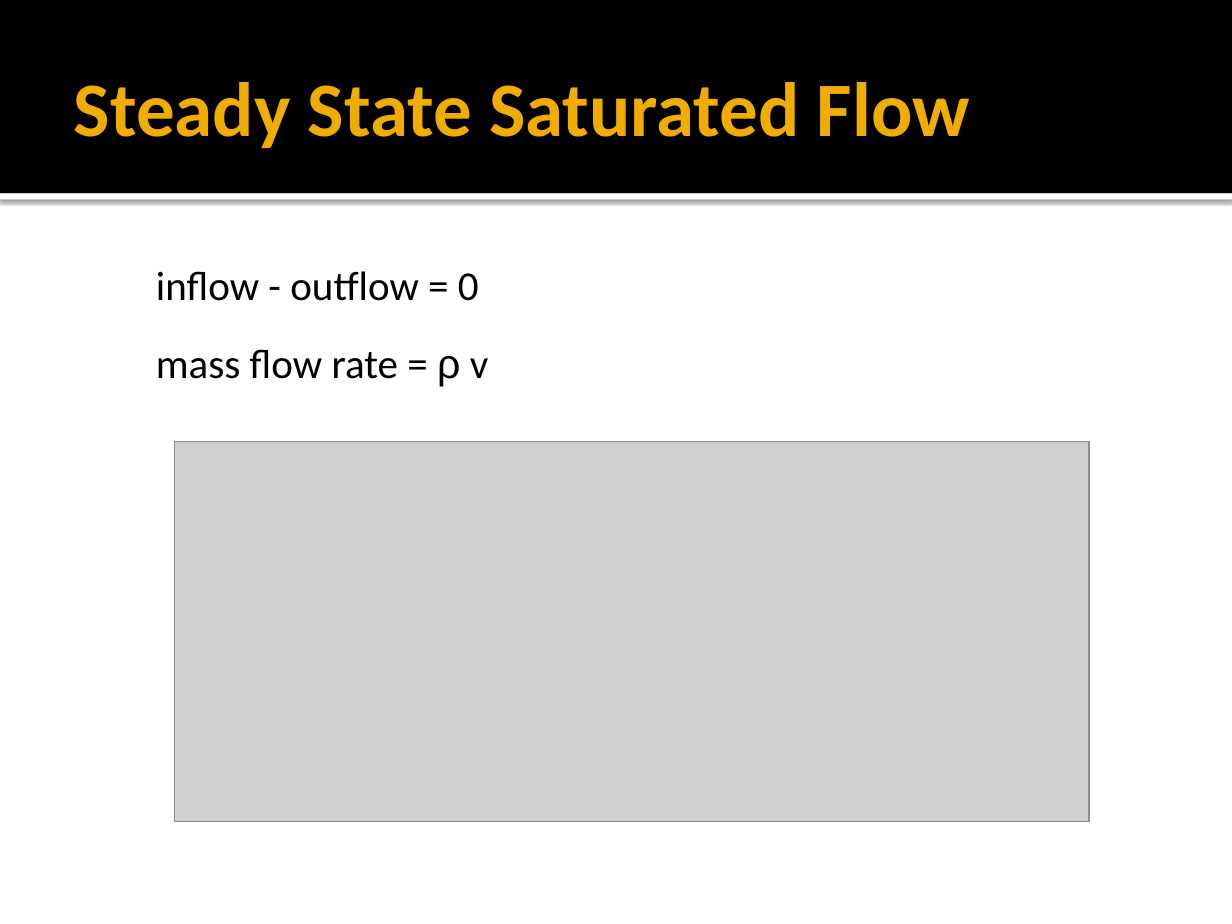
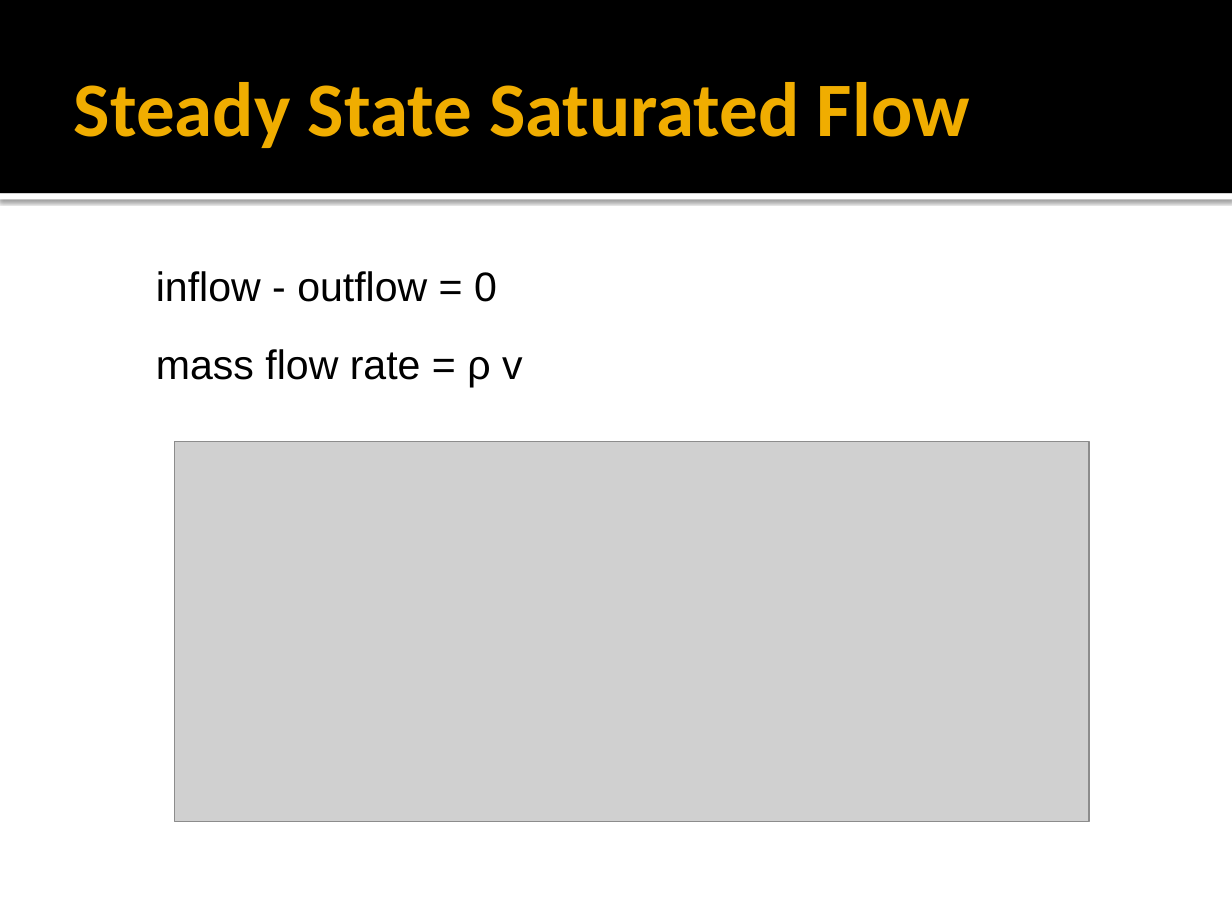
Before and after one commit to njones61/ce544, a slide deck: slide 5 of docs/unit1/05_goveqs/governing equations.pptx (slide 4 before the commit). Drawn at 1232x924 pixels with LibreOffice and Linux fonts; fonts in the diff are those of the drawing; grey boxes stand for pictures. Boxes give left, top, right and bottom in pixels: in the first picture for what was removed or moved away, otherwise in the second. Text is boxed around its words. In the diff, an @@ line names an element or a change of style, - is before the commit and + after.

```diff
--- a/docs/unit1/05_goveqs/governing equations.pptx
+++ b/docs/unit1/05_goveqs/governing equations.pptx
@@ text "inflow - outflow = 0" at (156, 271, 523, 387): font Calibri to Arial @@
```
Also in this commit, not shown: 9 other slides changed, 6 slides added, 4 slides removed, 1 other file.
